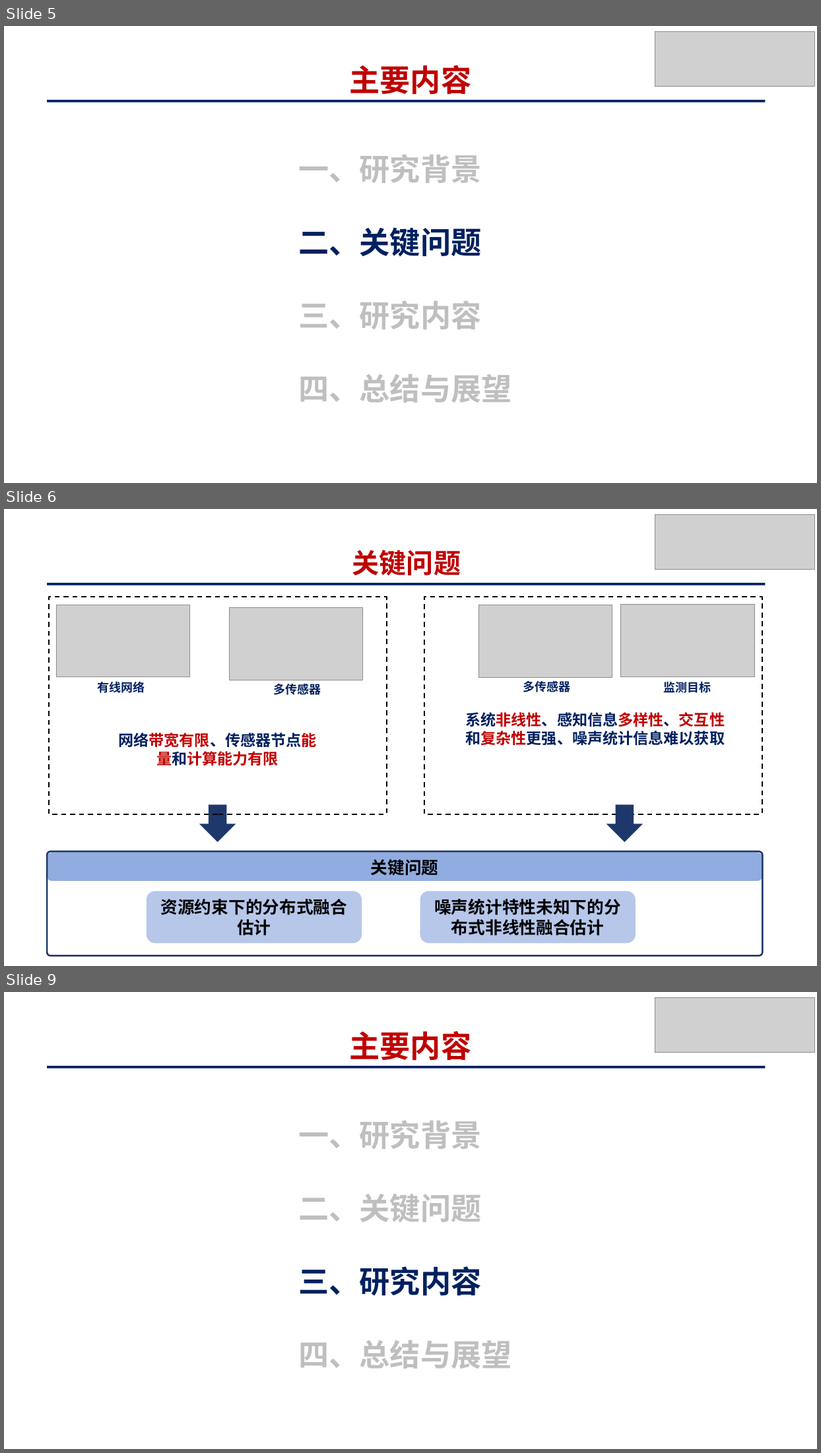
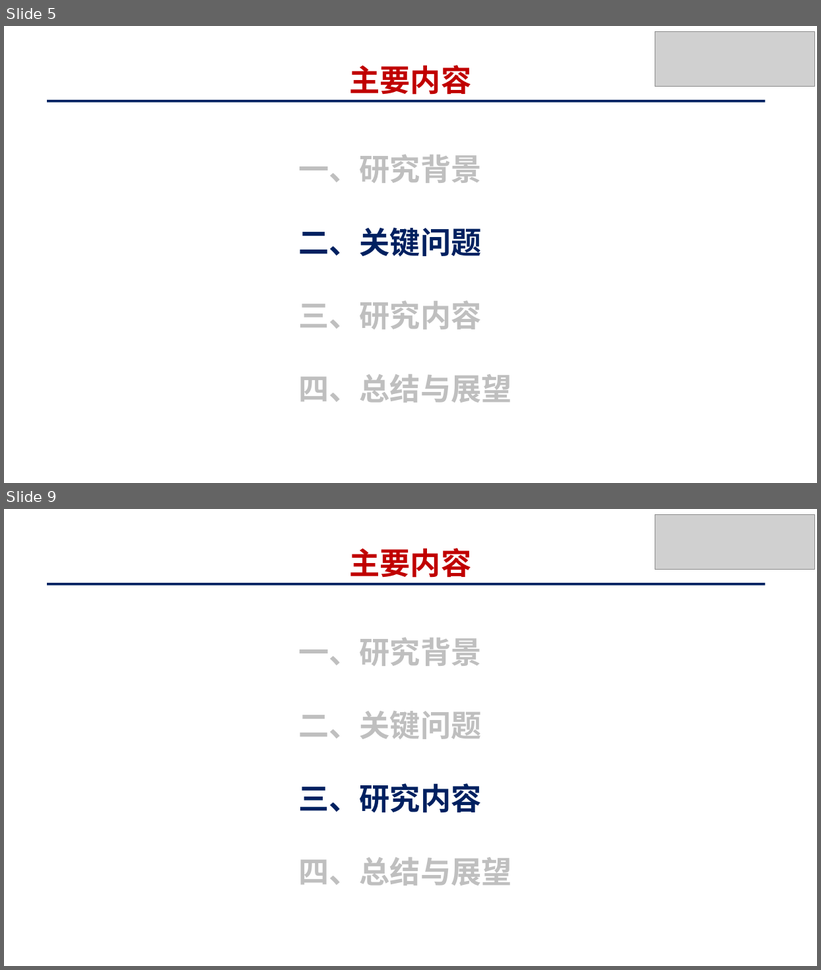
Before and after one commit to yck0609/master-thesis, a slide deck: PPT/基于策略迭代的马尔可夫跳变系统最优跟踪控制_姚才康.pptx. Shown one above the other, each under a label of ours: slides 5, 6 and 9 before the commit, slides 5 and 9 after it; the slides between them are not shown. The pictures are 821x1453 and 821x970 pixels, drawn with LibreOffice and Linux fonts; fonts in the diff are those of the drawing; grey boxes stand for pictures. Boxes give left, top, right and bottom in pixels: in the first picture for what was removed or moved away, otherwise in the second. Text is boxed around its words. In the diff, an @@ line names an element or a change of style, - is before the commit and + after.

```diff
--- a/PPT/基于策略迭代的马尔可夫跳变系统最优跟踪控制_姚才康.pptx
+++ b/PPT/基于策略迭代的马尔可夫跳变系统最优跟踪控制_姚才康.pptx
@@ slide 6 removed at box(4, 509, 817, 966), background #FFFFFF; not listed: 1 template element that a slide beside it also shows @@
@@ picture removed at box(655, 514, 814, 569) @@
@@ text removed at box(352, 550, 461, 576) @@
-关键问题
@@ rectangle removed at box(49, 597, 387, 815) @@
@@ picture removed at box(56, 605, 190, 677) @@
@@ rectangle removed at box(424, 597, 762, 815) @@
@@ picture removed at box(479, 605, 613, 677) @@
@@ picture removed at box(621, 604, 755, 677) @@
@@ picture removed at box(230, 608, 363, 681) @@
@@ text removed at box(98, 681, 145, 693) @@
-有线网络
@@ text removed at box(273, 683, 321, 695) @@
-多传感器
@@ text removed at box(523, 681, 570, 692) @@
-多传感器
@@ text removed at box(664, 681, 712, 693) @@
-监测目标
@@ text removed at box(465, 712, 725, 745) @@
-系统非线性、感知信息多样性、交互性和复杂性更强、噪声统计信息难以获取
@@ text removed at box(118, 733, 316, 766) @@
-网络带宽有限、传感器节点能量和计算能力有限
@@ down arrow removed at box(199, 805, 236, 842) @@
@@ down arrow removed at box(607, 805, 644, 842) @@
@@ rounded rectangle removed at box(47, 853, 762, 881) @@
-关键问题
@@ rounded rectangle removed at box(47, 852, 762, 956) @@
@@ rounded rectangle removed at box(147, 891, 362, 943) @@
-资源约束下的分布式融合估计
@@ rounded rectangle removed at box(420, 891, 636, 943) @@
-噪声统计特性未知下的分布式非线性融合估计
```
Also in this commit, not shown: 4 slides changed, 1 slide added, 1 other slide removed, 6 other files.
